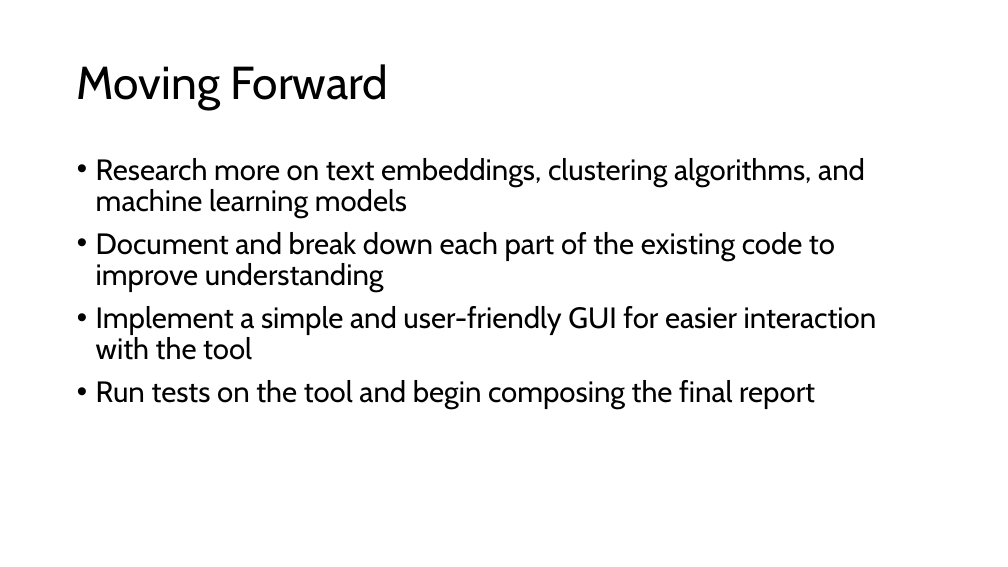
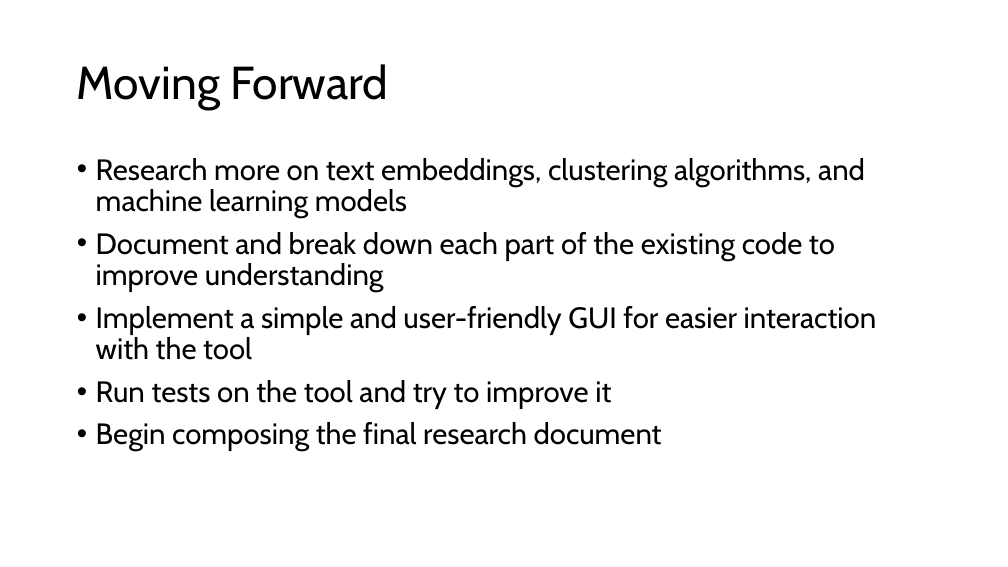
Before and after one commit to henryroeth/research-paper-organizer, a slide deck: slide 7 of docs/Progress_Report_1_HKR.pptx. Drawn at 1008x567 pixels with LibreOffice and Linux fonts; fonts in the diff are those of the drawing. Boxes give left, top, right and bottom in pixels: in the first picture for what was removed or moved away, otherwise in the second. Text is boxed around its words. In the diff, an @@ line names an element or a change of style, - is before the commit and + after.

Commit message:
PowerPoint updates

```diff
--- a/docs/Progress_Report_1_HKR.pptx
+++ b/docs/Progress_Report_1_HKR.pptx
@@ text at box(96, 380, 662, 451): text changed @@
-• Run tests on the tool and begin composing the final report
+• Run tests on the tool and try to improve it
+• Begin composing the final research document
```
